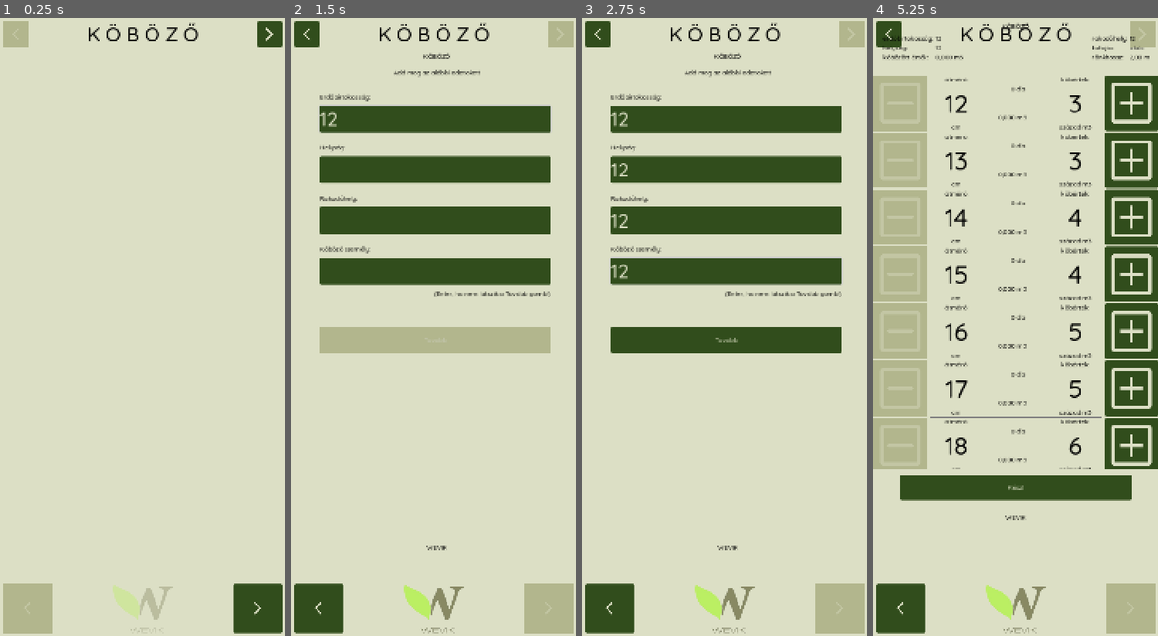
Above: before the commit, frames 1-4 (left to right).
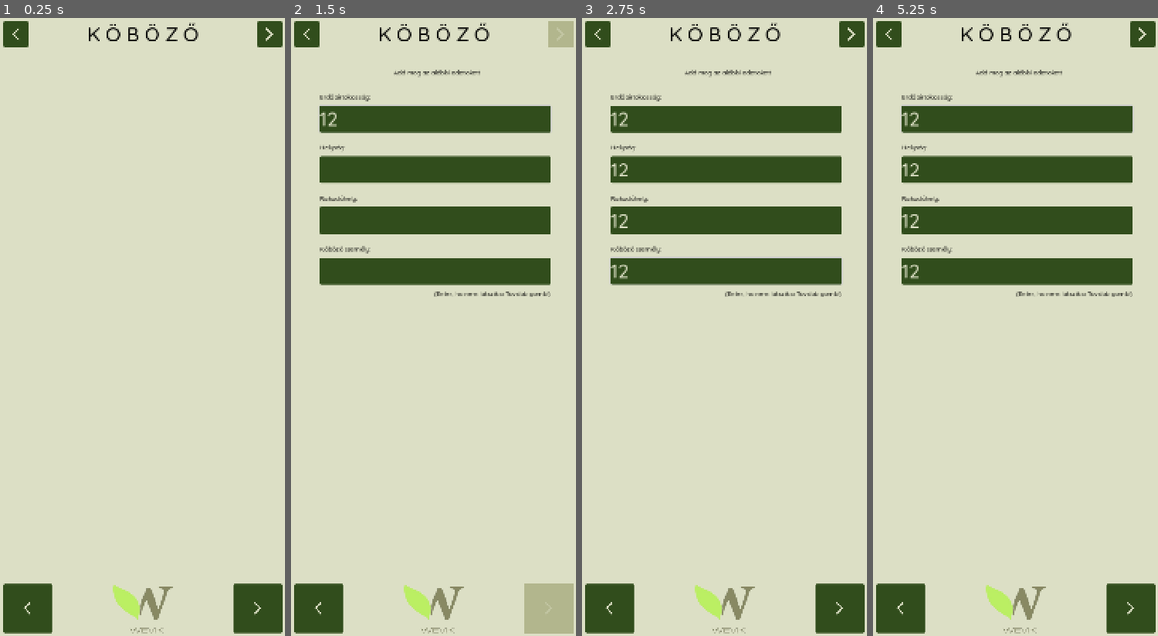
Above: after the commit, the same moments.

Repository: rolika/kob_g
Game: Godot game, scene res://main.tscn
Two runs of this game, one before a commit and one after it. Both use one fixed random seed, a clock stepped at 60 frames per second and the inputs below.
Inputs (mouse positions are in pixels of both pictures, inside the frame that each line leads up to):
- Up to frame 1 (0.25 s): no input
- Up to frame 2 (1.5 s): click (558, 36) at 0.52 s; click (436, 116) at 1.27 s; type "12" at 1.35 s
- Up to frame 3 (2.75 s): click (727, 166) at 1.5 s; type "12" at 1.58 s; click (727, 221) at 1.73 s; type "12" at 1.82 s; click (727, 271) at 2.02 s; type "12" at 2.1 s
- Up to frame 4 (5.25 s): click (1018, 339) at 2.75 s, where only the run before the commit has a clickable "Tovább"; click (1015, 605) at 3.5 s; click (1015, 116) at 4.25 s, where only the run before the commit has a clickable "akác"; click (1015, 116) at 5 s, where only the run before the commit has a clickable "2,00 m"

The runs differ from the first frame. In frame 1, 2.3% of the frame differs, in the area x 1-61%, y 0-100%; in frame 2, 3.5%; in frame 3, 5.3%; in frame 4, 40%, in the area x 0-100%, y 0-100%.

Commit message:
add session to hud

Diff:
--- a/scenes/pile_card.tscn
+++ b/scenes/pile_card.tscn
@@ -4,6 +4,7 @@
 
 [node name="PileCard" type="Control"]
 layout_mode = 3
+anchors_preset = 0
 offset_top = -32.76
 offset_bottom = -32.76
 size_flags_horizontal = 0
--- a/scenes/session.tscn
+++ b/scenes/session.tscn
@@ -4,14 +4,6 @@
 
 [node name="Session" type="Node2D"]
 script = ExtResource("1_wfdo7")
-
-[node name="TitleLabel" type="Label" parent="."]
-offset_right = 720.0
-offset_bottom = 40.0
-size_flags_horizontal = 0
-text = "KÖBÖZŐ"
-horizontal_alignment = 1
-vertical_alignment = 1
 
 [node name="SubtitleLabel" type="Label" parent="."]
 offset_top = 40.0
@@ -83,26 +75,7 @@
 offset_right = 648.0
 offset_bottom = 596.0
 focus_neighbor_top = NodePath("../SiteLineEdit")
-focus_neighbor_bottom = NodePath("../SubmitButton")
-focus_next = NodePath("../SubmitButton")
 focus_previous = NodePath("../SiteLineEdit")
-
-[node name="SubmitButton" type="Button" parent="."]
-offset_left = 64.0
-offset_top = 704.0
-offset_right = 648.0
-offset_bottom = 768.0
-disabled = true
-text = "Tovább"
-
-[node name="FooterLabel" type="Label" parent="."]
-offset_top = 1240.0
-offset_right = 720.0
-offset_bottom = 1280.0
-size_flags_horizontal = 0
-text = "WEVIK"
-horizontal_alignment = 1
-vertical_alignment = 1
 
 [node name="Label5" type="Label" parent="."]
 offset_left = 352.0
@@ -119,4 +92,3 @@
 [connection signal="text_submitted" from="SiteLineEdit" to="." method="_on_site_line_edit_text_submitted"]
 [connection signal="text_changed" from="PersonLineEdit" to="." method="_on_person_line_edit_text_changed"]
 [connection signal="text_submitted" from="PersonLineEdit" to="." method="_on_person_line_edit_text_submitted"]
-[connection signal="pressed" from="SubmitButton" to="." method="_on_submit_button_pressed"]
--- a/scripts/hud.gd
+++ b/scripts/hud.gd
@@ -5,6 +5,11 @@
 signal home
 
 var screen: Node2D = null
+
+@onready var header_backward_button: Button = $VBoxContainer/HeaderContainer/BackwardButton
+@onready var header_forward_button: Button = $VBoxContainer/HeaderContainer/ForwardButton
+@onready var footer_backward_button: Button = $VBoxContainer/FooterContainer/BackwardButton
+@onready var footer_forward_button: Button = $VBoxContainer/FooterContainer/ForwardButton
 
 # Called when the node enters the scene tree for the first time.
 func _ready() -> void:
@@ -28,15 +33,3 @@
         screen.call_deferred("free")
     screen = content
     $VBoxContainer/ContentContainer.add_child(screen)
-
-func title_state() -> void:
-    $VBoxContainer/HeaderContainer/BackwardButton.disabled = true
-    $VBoxContainer/FooterContainer/BackwardButton.disabled = true
-    $VBoxContainer/FooterContainer/HomeButton.disabled = true
-
-func non_title_state() -> void:
-    $VBoxContainer/HeaderContainer/BackwardButton.disabled = false
-    $VBoxContainer/FooterContainer/BackwardButton.disabled = false
-    $VBoxContainer/FooterContainer/HomeButton.disabled = false
-    $VBoxContainer/HeaderContainer/ForwardButton.disabled = true
-    $VBoxContainer/FooterContainer/ForwardButton.disabled = true
--- a/scripts/main.gd
+++ b/scripts/main.gd
@@ -15,15 +15,16 @@
         remove_prev_scene()
     scene = RESTORE_SCENE.instantiate()
     hud.add(scene)
-    hud.title_state()
     hud.forward.connect(_on_new_session_started)
     scene.restore_session.connect(_on_show_session)
 
 func _on_new_session_started() -> void:
     scene = SESSION_SCENE.instantiate()
     hud.add(scene)
-    hud.non_title_state()
-    scene.submit.connect(_on_session_submitted)
+    hud.header_forward_button.disabled = true
+    hud.footer_forward_button.disabled = true
+    hud.forward.connect(_on_session_submitted)
+    scene.completed.connect(_on_completed)
 
 func _on_session_submitted() -> void:
     remove_prev_scene()
@@ -70,3 +71,11 @@
     scene = WORKSPACE_SCENE.instantiate()
     add_child(scene)
     scene.done.connect(_on_cube_done)
+
+func _on_completed() -> void:
+    if CurrentPile.is_valid():
+        hud.header_forward_button.disabled = false
+        hud.footer_forward_button.disabled = false
+    else:
+        hud.header_forward_button.disabled = true
+        hud.footer_forward_button.disabled = true
--- a/scripts/session.gd
+++ b/scripts/session.gd
@@ -1,46 +1,45 @@
 extends Node
 
-signal submit
+signal completed(bool)
 
 func _ready() -> void:
     $CompanyLineEdit.call_deferred("grab_focus")
 
 func _on_company_line_edit_text_changed(new_text: String) -> void:
     CurrentPile.company = new_text
+    completed.emit()
 
 func _on_company_line_edit_text_submitted(new_text: String) -> void:
     CurrentPile.company = new_text
+    completed.emit()
     $CityLineEdit.call_deferred("grab_focus")
 
 func _on_city_line_edit_text_changed(new_text: String) -> void:
     CurrentPile.city = new_text
+    completed.emit()
 
 func _on_city_line_edit_text_submitted(new_text: String) -> void:
     CurrentPile.city = new_text
+    completed.emit()
     $SiteLineEdit.call_deferred("grab_focus")
 
 func _on_site_line_edit_text_changed(new_text: String) -> void:
     CurrentPile.site = new_text
+    completed.emit()
 
 func _on_site_line_edit_text_submitted(new_text: String) -> void:
     CurrentPile.site = new_text
+    completed.emit()
     $PersonLineEdit.call_deferred("grab_focus")
 
 func _on_person_line_edit_text_changed(new_text: String) -> void:
     CurrentPile.person = new_text
+    completed.emit()
 
 func _on_person_line_edit_text_submitted(new_text: String) -> void:
     CurrentPile.person = new_text
+    completed.emit()
     $SubmitButton.call_deferred("grab_focus")
-
-func _process(_delta: float) -> void:
-    if CurrentPile.is_valid():
-        $SubmitButton.disabled = false
-    else:
-        $SubmitButton.disabled = true
-
-func _on_submit_button_pressed() -> void:
-    submit.emit()
 
 func set_session() -> void:
     $CompanyLineEdit.clear()
